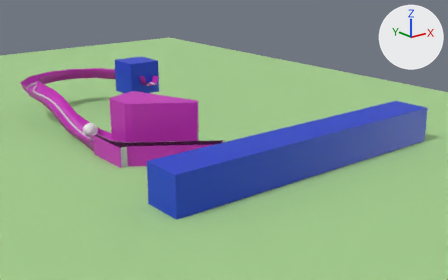
An edit to the COLLADA model wire_forms.dae, drawn before and after from the same camera.
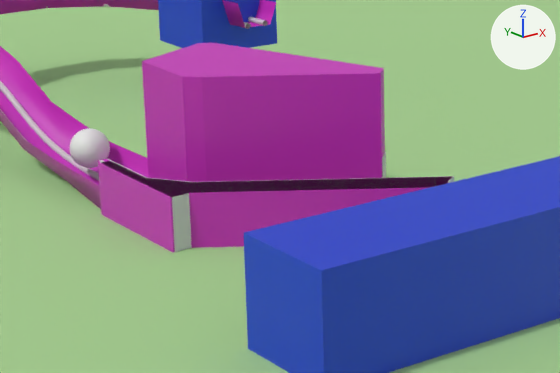
There are two pictures of each version: one whole from a camera (50 mm lens) standing at (-1.57, -11.32, 3.51) and looking at (5.91, -1.97, -0.23), one close up on the part from 13% to 59% of the width and 27% to 76% of the height. The axes (+X, +Y, +Z) are drawn at upper right. The lights are the same throughout. Where no turn or scale is listed for an object, it has been applied to the vertices.

In view in the first close-up: 'BALL', 'GHOST', 'GHOST_RESET', 'P__ramp_physics_alt_c__convert__decimate__apply', 'P_left_inlane', 'Plane', 'ramp_visual_triangles', 'visual_inlane'.
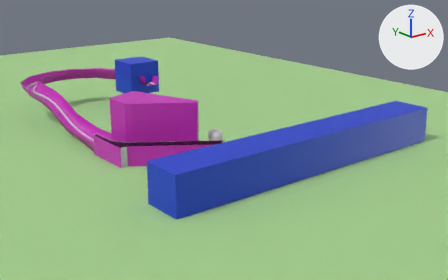
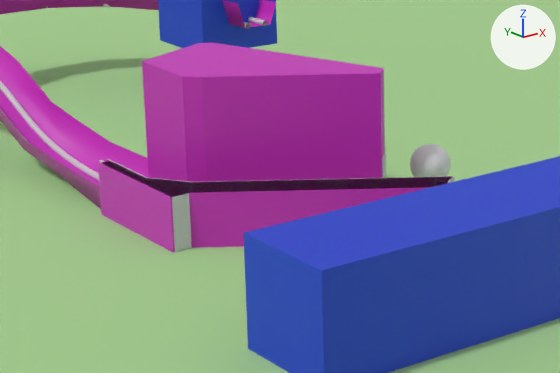
Where the newer file only moved an object's origin or applied its transform, the numbers keep the older frame.

Boxes [x1, y1, x2, y2] around the edits, measured in the close-ups (560 x 373 px):
'BALL', moved: before [69, 128, 110, 168]; after [410, 144, 451, 177]

The edits, one by one:
Object 'BALL' (ob_ball) moves from (3.4, -1.145, 0.251) to (4.977, -2.884, 0.251).
